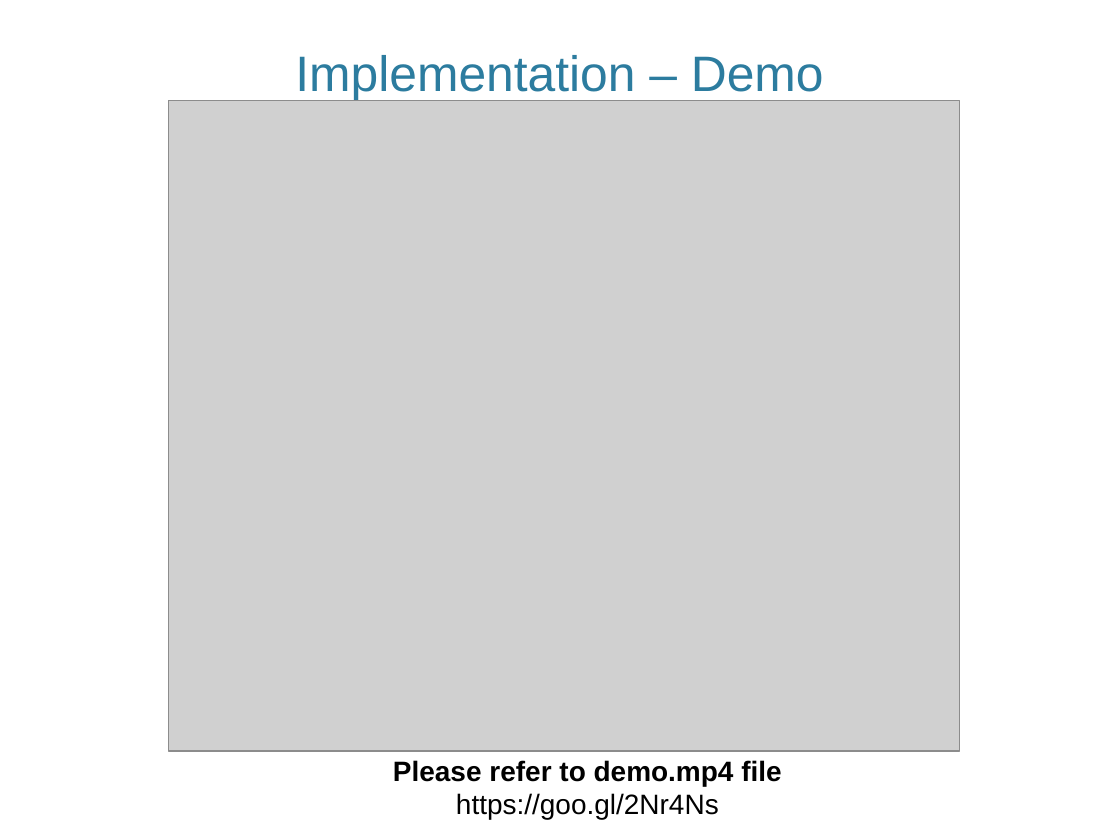
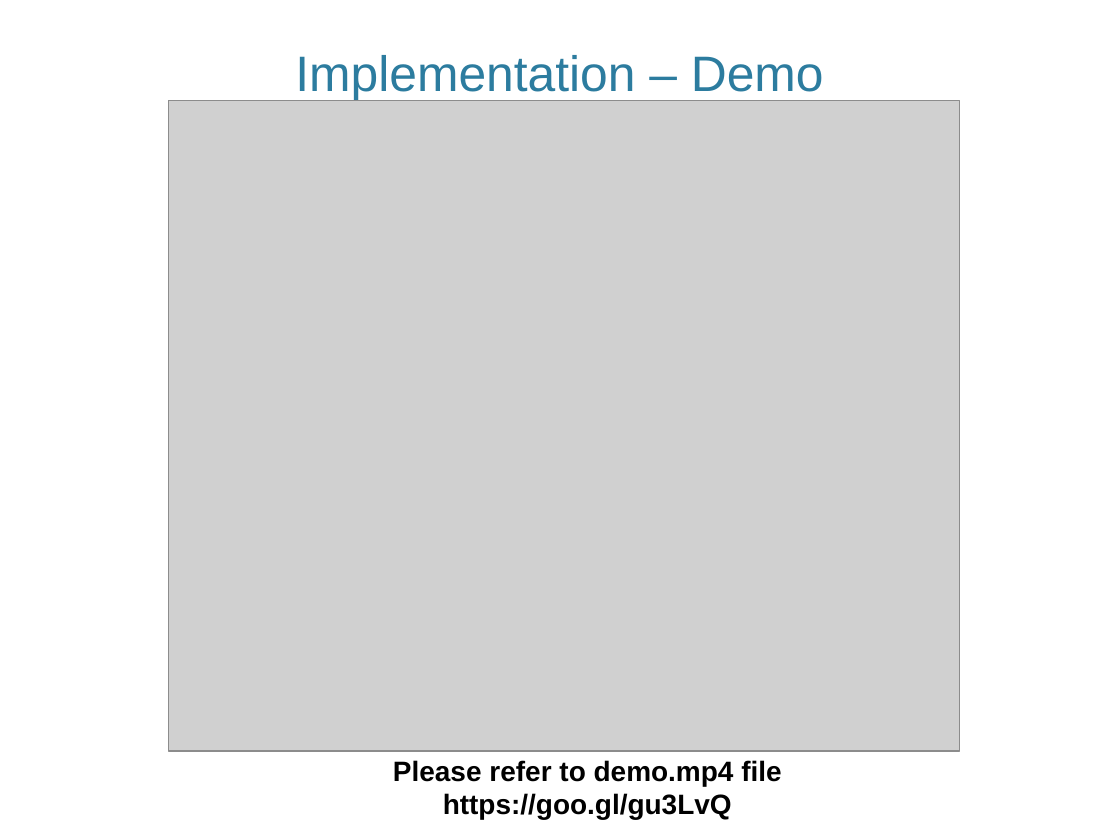
Before and after one commit to flybigcat/comparison, a slide deck: slide 9 of documentation.pptx. Drawn at 1120x840 pixels with LibreOffice and Linux fonts; fonts in the diff are those of the drawing; grey boxes stand for pictures; background and template pictures are left out. Boxes give left, top, right and bottom in pixels: in the first picture for what was removed or moved away, otherwise in the second. Text is boxed around its words. In the diff, an @@ line names an element or a change of style, - is before the commit and + after.

```diff
--- a/documentation.pptx
+++ b/documentation.pptx
@@ text at (443, 793, 732, 819): text changed; bold on @@
-https://goo.gl/2Nr4Ns
+https://goo.gl/gu3LvQ
```
Also in this commit, not shown: 2 other files.
